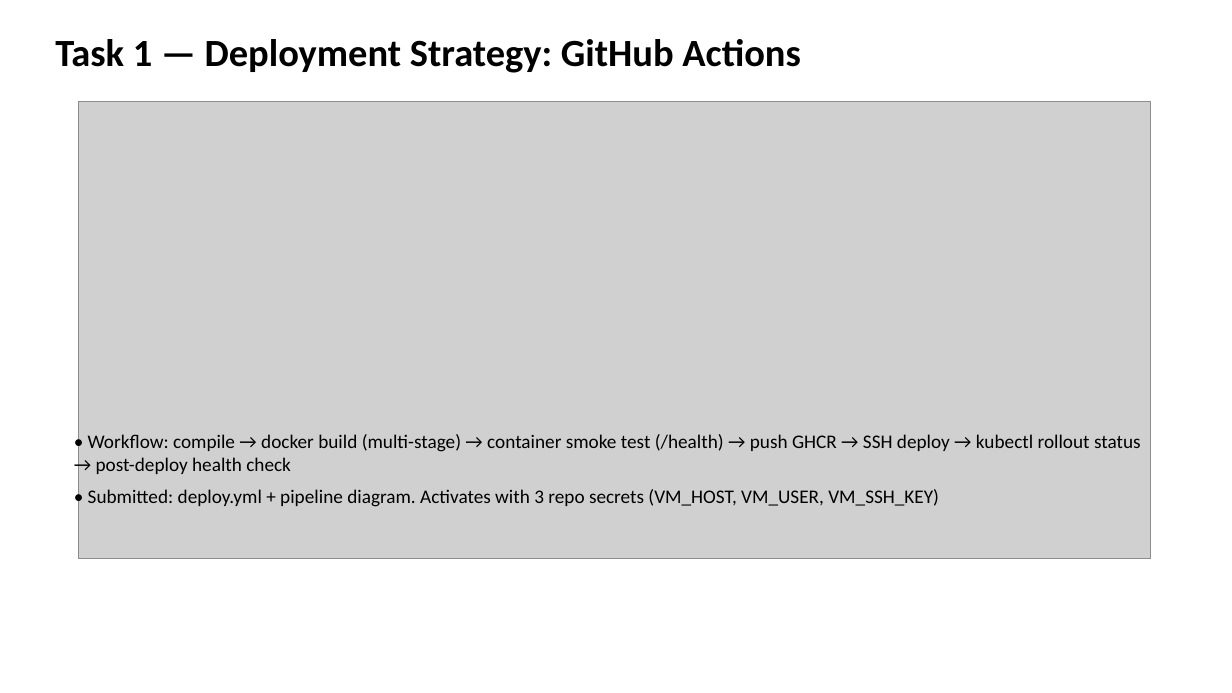
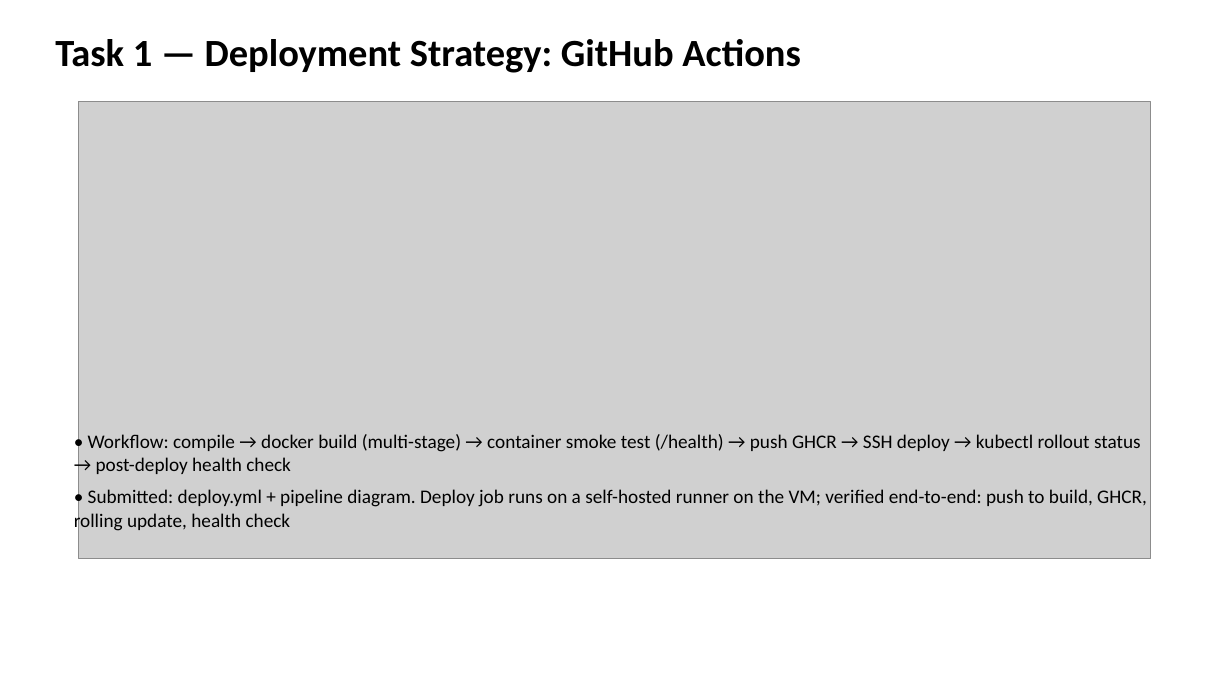
Before and after one commit to xzeyo/devops-ca2, a slide deck: slide 11 of docs/DevOps_CA2_Case_Study.pptx. Drawn at 1232x693 pixels with LibreOffice and Linux fonts; fonts in the diff are those of the drawing; grey boxes stand for pictures. Boxes give left, top, right and bottom in pixels: in the first picture for what was removed or moved away, otherwise in the second. Text is boxed around its words. In the diff, an @@ line names an element or a change of style, - is before the commit and + after.

Commit message:
CI/CD: deploy job on self-hosted runner (VM); docs updated

```diff
--- a/docs/DevOps_CA2_Case_Study.pptx
+++ b/docs/DevOps_CA2_Case_Study.pptx
@@ text at box(74, 489, 1147, 532): text changed @@
-• Submitted: deploy.yml + pipeline diagram. Activates with 3 repo secrets (VM_HOST, VM_USER, VM_SSH_KEY)
+• Submitted: deploy.yml + pipeline diagram. Deploy job runs on a self-hosted runner on the VM; verified end-to-end: push to build, GHCR, rolling update, health check
```
Also in this commit, not shown: 1 other slide changed, 2 other files.
